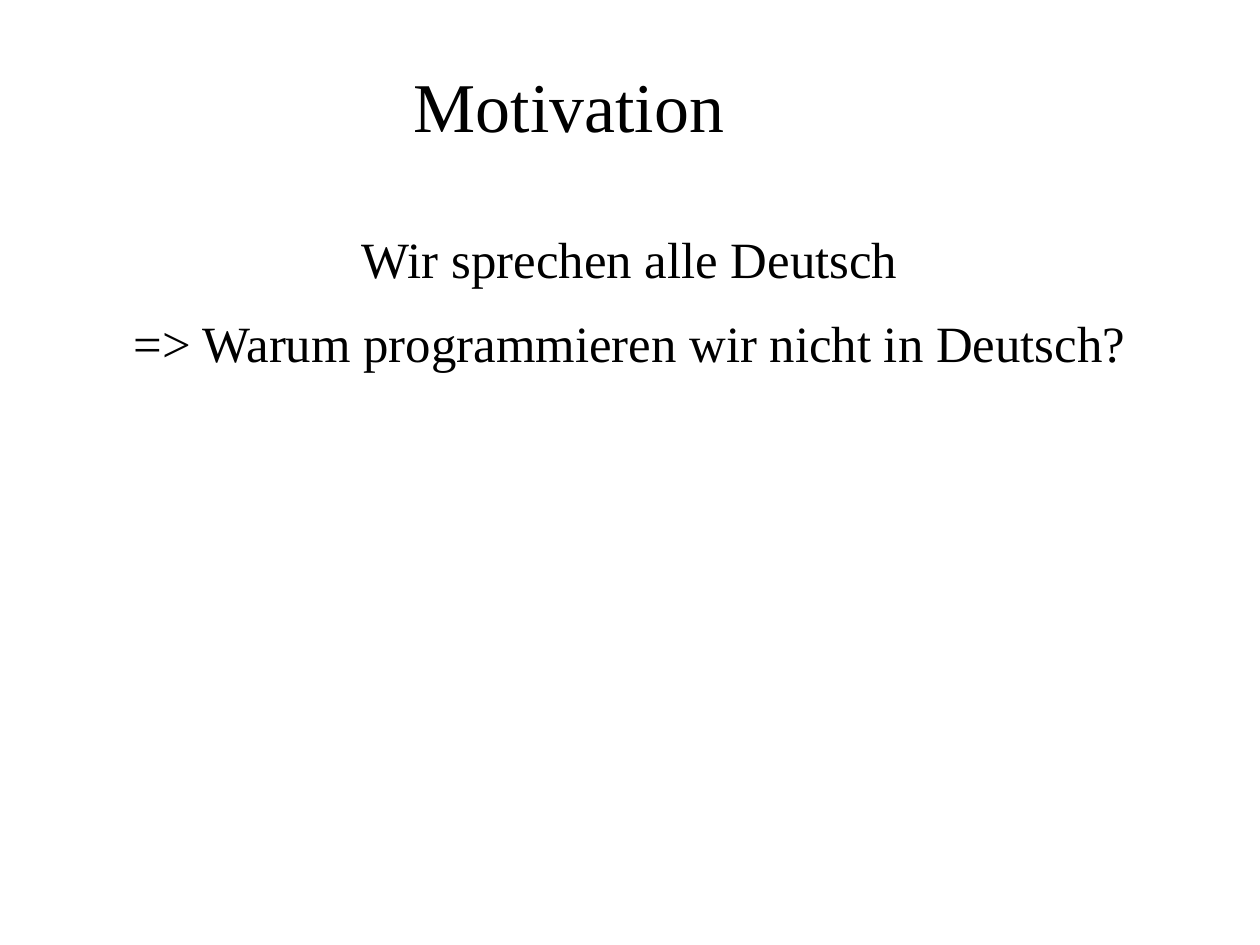
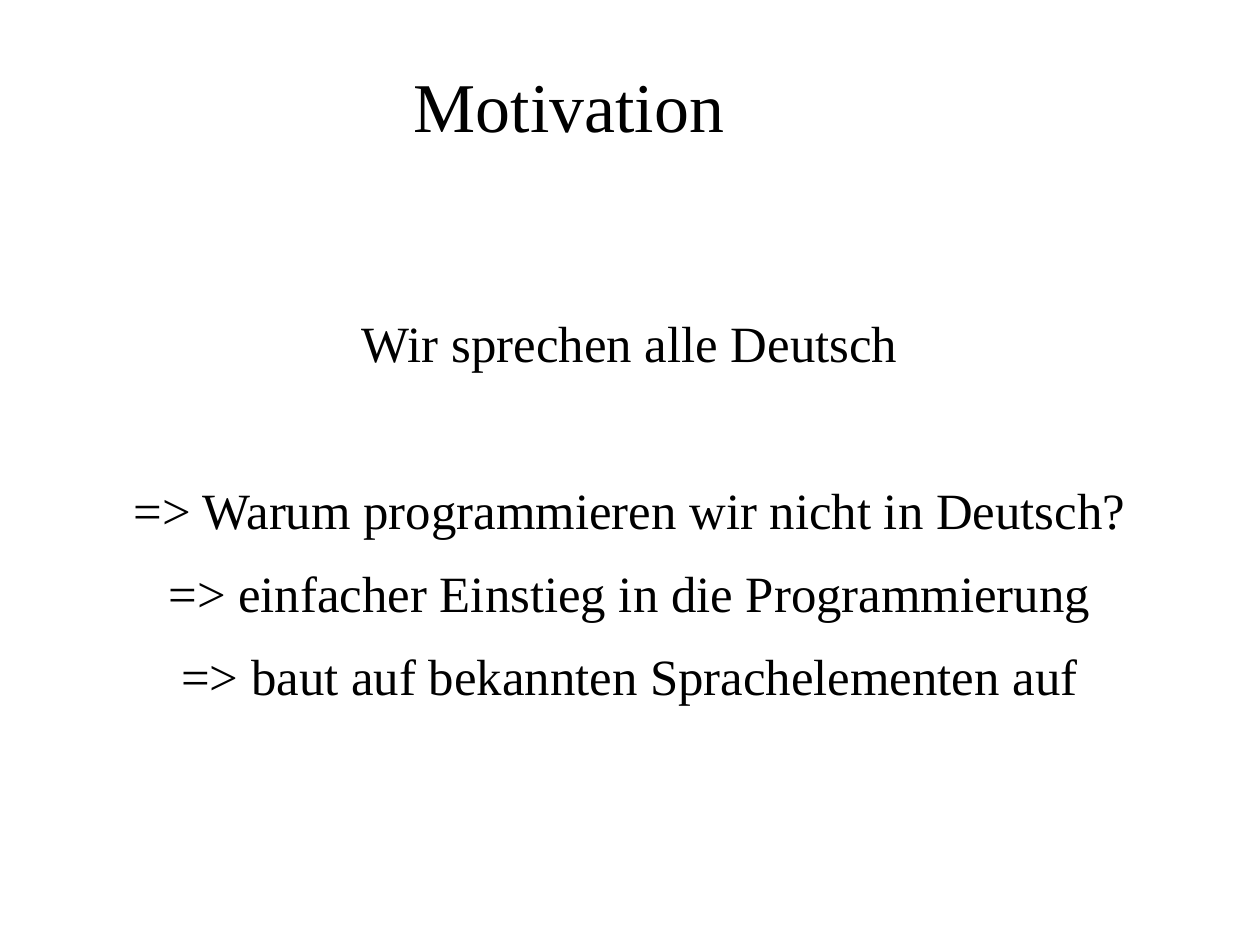
Before and after one commit to MasterInformatikHsBochum/Eine-deutsche-Praesentation, a slide deck: slide 3 of Präsentation.odp. Drawn at 1260x945 pixels with LibreOffice and Linux fonts; fonts in the diff are those of the drawing; background and template pictures are left out. Boxes give left, top, right and bottom in pixels: in the first picture for what was removed or moved away, otherwise in the second. Text is boxed around its words. In the diff, an @@ line names an element or a change of style, - is before the commit and + after.

```diff
--- a/Präsentation.odp
+++ b/Präsentation.odp
@@ text at (x1=238, y1=576, x2=1090, y2=706): paragraphs added @@
+=> einfacher Einstieg in die Programmierung
+=> baut auf bekannten Sprachelementen auf
```
Also in this commit, not shown: 7 other slides changed, 1 other file.
